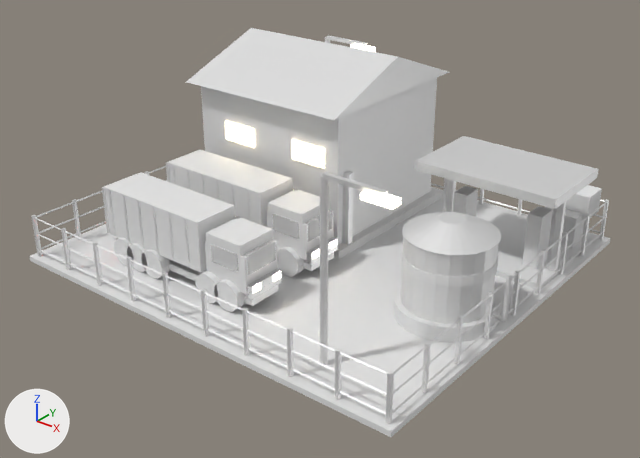
The FBX model Assets/Art/KayseriIsland/Models/Copper/Phase2/Fleet_P2.fbx, before and after one commit.
Before and after are seen from a 50 mm lens placed at (-12.6, -54.8, 34.5), pointed at (-39.5, -21.2, 13.7). The axes (+X, +Y, +Z) are drawn at lower left. The lights are the same throughout. The older version comes first. Where no turn or scale is listed for an object, it has been applied to the vertices. Vertices at exactly the same position are counted once.

Objects in the first picture: 'Fleet.Crates', 'Fleet.Doors', 'Fleet.Fence', 'Fleet.FuelIsland', 'Fleet.FuelTank', 'Fleet.Garage', 'Fleet.Lamp0', 'Fleet.Lamp1', 'Fleet.Parked0', 'Fleet.Parked1', 'Fleet.Yard'.
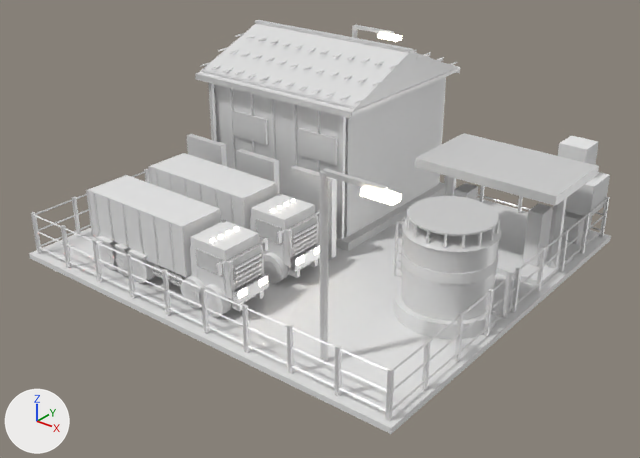
Location of each change, (x1, y1, x2, y2) in pixels of the pictures (640 x 458 px):
'Fleet.Yard', moved: before (29, 187, 611, 437); after (29, 195, 611, 434)
'Fleet.Garage', reshaped, moved: before (186, 28, 449, 259); after (195, 20, 460, 251)
'Fleet.Parked1', moved: before (102, 172, 282, 312); after (86, 175, 269, 317)
'Fleet.FuelTank', reshaped, moved (10% taller): before (393, 212, 512, 342); after (394, 196, 512, 339)
'Fleet.FuelIsland', moved: before (415, 136, 599, 289); after (415, 133, 599, 286)
'Fleet.Fence', moved: before (31, 166, 609, 424); after (31, 169, 610, 421)
'Fleet.Parked0', moved: before (166, 150, 338, 277); after (148, 153, 320, 284)
'Fleet.Doors', moved: before (342, 171, 354, 244); after (187, 134, 337, 259)
'Fleet.Lamp1', moved: before (320, 172, 401, 365); after (320, 169, 402, 363)
'Fleet.Crates', reshaped, moved (73% taller): before (544, 185, 602, 248); after (549, 135, 610, 245)
'Fleet.Lamp0', moved: before (325, 35, 376, 52); after (352, 25, 402, 42)
part 1 of me_fleet_fueltank_001, added: after (407, 196, 499, 236)
part 2 of me_fleet_fueltank_001, added: after (400, 217, 405, 272)
part 3 of me_fleet_fueltank_001, added: after (394, 221, 399, 276)
part 4 of me_fleet_garage_001, rebuilt: before (186, 28, 449, 120); after (198, 24, 458, 111)
part 5 of me_fleet_garage_001, added: after (195, 20, 460, 239)
part 6 of me_fleet_crates_001, added: after (549, 211, 592, 245)
part 7 of me_fleet_crates_001, added: after (553, 172, 610, 218)
part 8 of me_fleet_crates_001, added: after (558, 135, 599, 165)
part 9 of me_fleet_crates_001, deleted: before (544, 206, 590, 248)
part 10 of me_fleet_crates_001, deleted: before (566, 185, 602, 220)

The change in detail:
me_fleet_fueltank_001 is used by ob_fleet_fueltank; location (-31.0, -22.0, 12.0).
me_fleet_fueltank_001 had 224 vertices, 420 faces and spanned x -2.53..3.22, y -2.53..2.53, z 0.0..5.15.
me_fleet_fueltank_001 now has 528 vertices, 916 faces and spans x -2.87..3.22, y -2.53..2.53, z 0.0..5.18.
me_fleet_fueltank_001 part 1: a new loose piece, a 24-sided cylinder along z spanning x -2.09..2.09, y -2.09..2.09, z 5.095..5.185, in mat_steel_dk (white #e7e7e7).
me_fleet_fueltank_001 part 2: a new loose piece, a box spanning x -2.865..-2.775, y 0.255..0.345, z 1.1..4.1, in mat_steel_dk (white #e7e7e7).
me_fleet_fueltank_001 part 3: a new loose piece, a box spanning x -2.865..-2.775, y -0.345..-0.255, z 1.1..4.1, in mat_steel_dk (white #e7e7e7).
Other edits to the shape of me_fleet_fueltank_001 do not show in these pictures.
me_fleet_garage_001 is used by ob_fleet_garage; location (-44.0, -15.5, 12.0).
me_fleet_garage_001 had 62 vertices, 92 faces and spanned x -5.5..5.5, y -5.6..5.6, z 0.0..10.09.
me_fleet_garage_001 now has 1070 vertices, 1604 faces and spans x -5.67..5.67, y -5.42..5.42, z 0.0..10.19.
me_fleet_garage_001 part 4: the loose piece of 6 vertices spanning x -5.35..5.35, y -5.6..5.6, z 8.0..10.09 is rebuilt with 6 vertices and now spans x -5.6..5.6, y -5.35..5.35, z 8.0..10.09.
me_fleet_garage_001 part 5: 768 vertices added at x -5.67..5.67, y -5.42..5.42, z 0.5..10.19.
Other edits to the shape of me_fleet_garage_001 do not show in these pictures.
me_fleet_garage_001 gains material mat_steel (white #e7e7e7).
me_fleet_crates_001 is used by ob_fleet_crates; location (-30.0, -10.0, 12.0).
me_fleet_crates_001 had 16 vertices, 24 faces and spanned x -1.28..1.07, y -1.5..1.03, z 0.0..2.81.
me_fleet_crates_001 now has 32 vertices, 48 faces and spans x -1.04..1.48, y -1.34..0.88, z 0.0..5.42.
me_fleet_crates_001 part 6: a new loose piece, a box spanning x -0.83..0.95, y -1.3..0.48, z 0.0..1.51, in mat_wood_lt (white #e7e7e7).
me_fleet_crates_001 part 7: a new loose piece, a box spanning x -0.67..1.48, y -1.34..0.81, z 1.83..3.66, in mat_wood_lt (white #e7e7e7).
me_fleet_crates_001 part 8: a new loose piece, a box spanning x -1.0..0.6, y -0.84..0.76, z 4.07..5.42, in mat_wood_lt (white #e7e7e7).
me_fleet_crates_001 part 9: the loose piece of 8 vertices spanning x -1.28..0.81, y -1.5..0.58, z 0.0..1.77 is deleted.
me_fleet_crates_001 part 10: the loose piece of 8 vertices spanning x -0.59..1.07, y -0.63..1.03, z 1.41..2.81 is deleted.
Other edits to the shape of me_fleet_crates_001 do not show in these pictures.
Object 'Fleet.Parked0' (ob_fleet_parked0) moves from (-43.0, -22.5, 12.0) to (-43.0, -23.77, 12.17).
Object 'Fleet.Doors' (ob_fleet_doors) moves from (0.0, 0.0, 11.7) to (0.0, -1.46, 11.87).
Object 'Fleet.Yard' (ob_fleet_yard) moves from (0.0, 0.0, 11.7) to (0.0, 0.0, 11.87).
Object 'Fleet.FuelIsland' (ob_fleet_fuelisland) moves from (0.0, 0.0, 11.7) to (0.0, 0.0, 11.87).
Object 'Fleet.Fence' (ob_fleet_fence) moves from (0.0, 0.0, 11.7) to (0.0, 0.0, 11.87).
Object 'Fleet.FuelTank' (ob_fleet_fueltank) moves from (-31.0, -22.0, 12.0) to (-31.0, -22.0, 12.16).
Object 'Fleet.Garage' (ob_fleet_garage) moves from (-44.0, -15.5, 12.0) to (-44.0, -14.64, 12.16).
Object 'Fleet.Crates' (ob_fleet_crates) moves from (-30.0, -10.0, 12.0) to (-30.0, -10.0, 12.16).
Object 'Fleet.Parked1' (ob_fleet_parked1) moves from (-43.0, -27.0, 12.0) to (-43.0, -27.99, 12.17).
Object 'Fleet.Lamp1' (ob_fleet_lamp1) moves from (-33.0, -29.0, 12.0) to (-33.0, -29.0, 12.16).
Object 'Fleet.Lamp0' (ob_fleet_lamp0) moves from (-47.0, -11.0, 12.0) to (-47.0, -8.12, 12.16).
